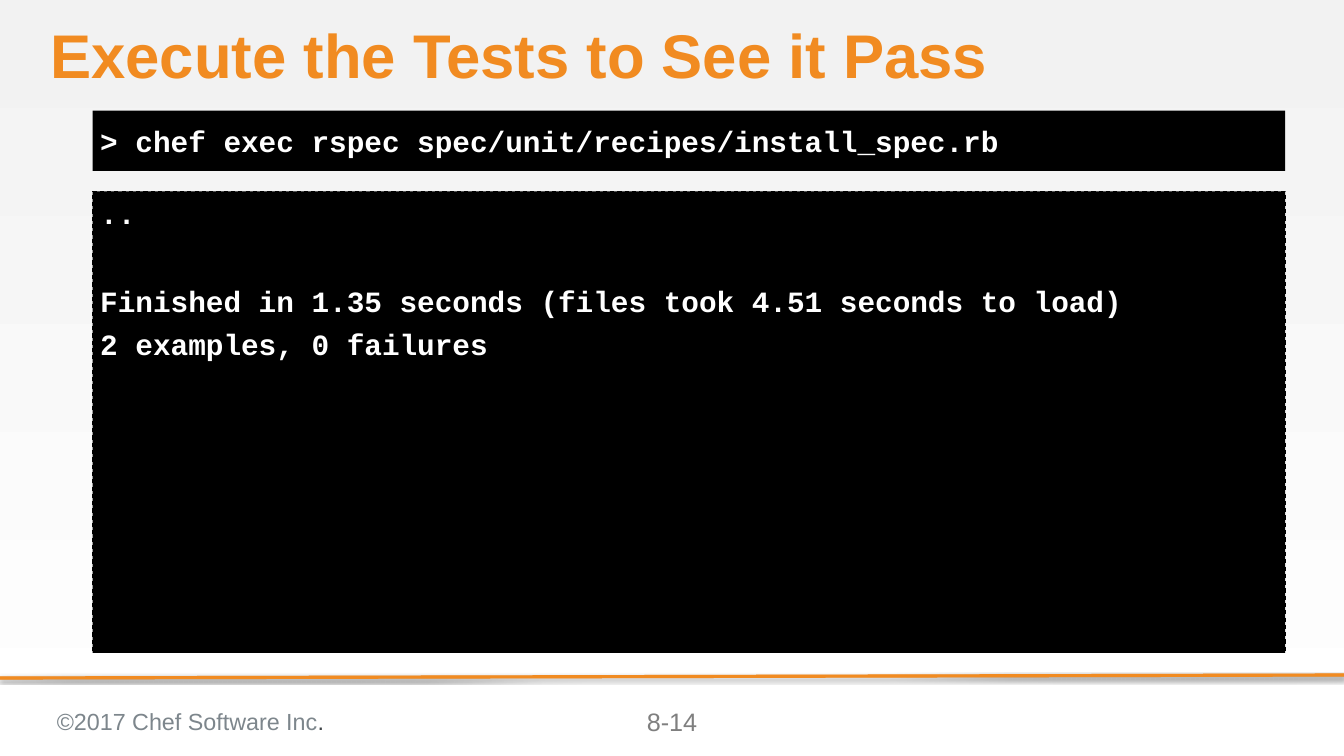
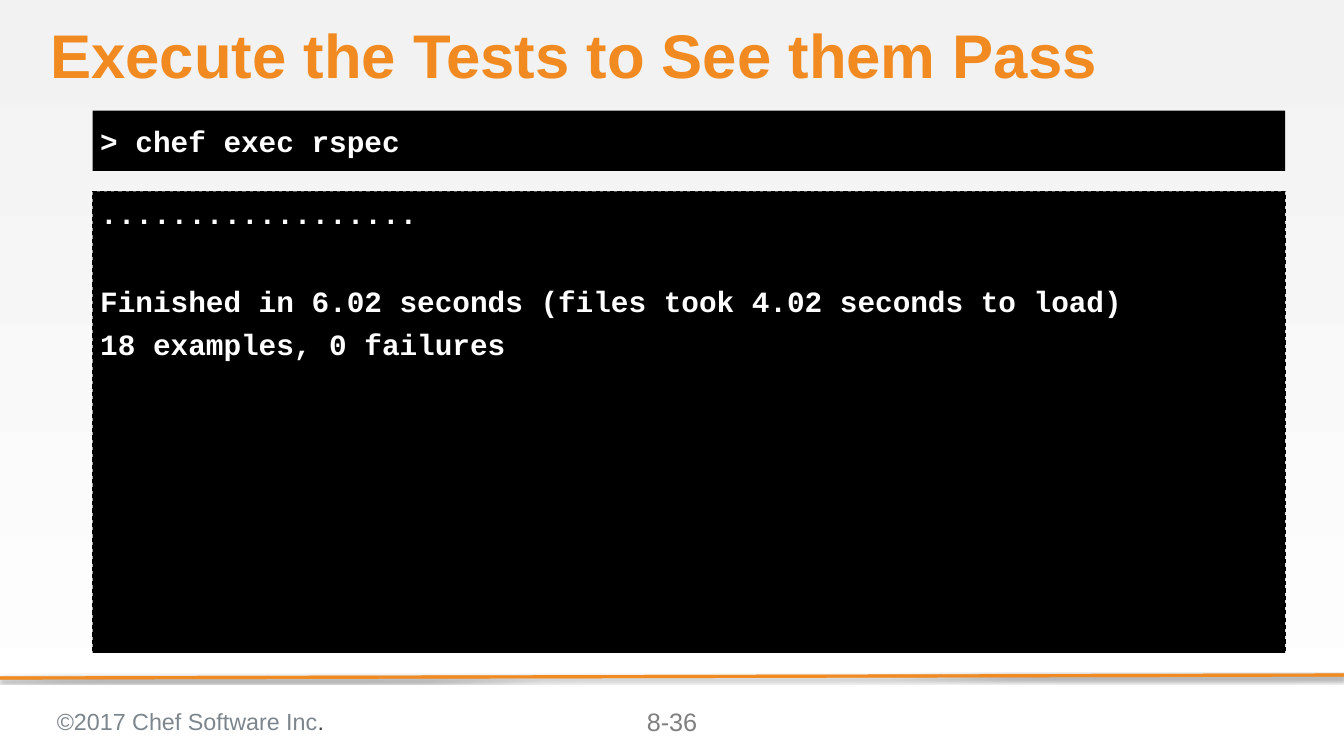
Before and after one commit to ericheiser/chef-intermediate, a slide deck: slide 36 of 08-refactoring_for_multiple_platforms.pptx (slide 14 before the commit). Drawn at 1344x756 pixels with LibreOffice and Linux fonts; fonts in the diff are those of the drawing; background and template pictures are left out. Boxes give left, top, right and bottom in pixels: in the first picture for what was removed or moved away, otherwise in the second. Text is boxed around its words. In the diff, an @@ line names an element or a change of style, - is before the commit and + after.

Commit message:
Mod 8: updated screen shots, removed slides that declared specific platform since it was done in Mod 5, corrected Slide titles, corrected section on Fauxhai

```diff
--- a/08-refactoring_for_multiple_platforms.pptx
+++ b/08-refactoring_for_multiple_platforms.pptx
@@ title at [50,33,1097,79]: text changed @@
-Execute the Tests to See it Pass
+Execute the Tests to See them Pass
@@ text at [135,131,400,158]: text changed @@
-> chef exec rspec spec/unit/recipes/install_spec.rb
+> chef exec rspec
@@ text at [100,291,1122,361]: text changed @@
-..
-Finished in 1.35 seconds (files took 4.51 seconds to load)
-2 examples, 0 failures
+..................
+Finished in 6.02 seconds (files took 4.02 seconds to load)
+18 examples, 0 failures
@@ page number at [647,713,697,731]: text changed @@
-8-14
+8-36
```
Also in this commit, not shown: 15 other slides changed, 3 slides removed.
